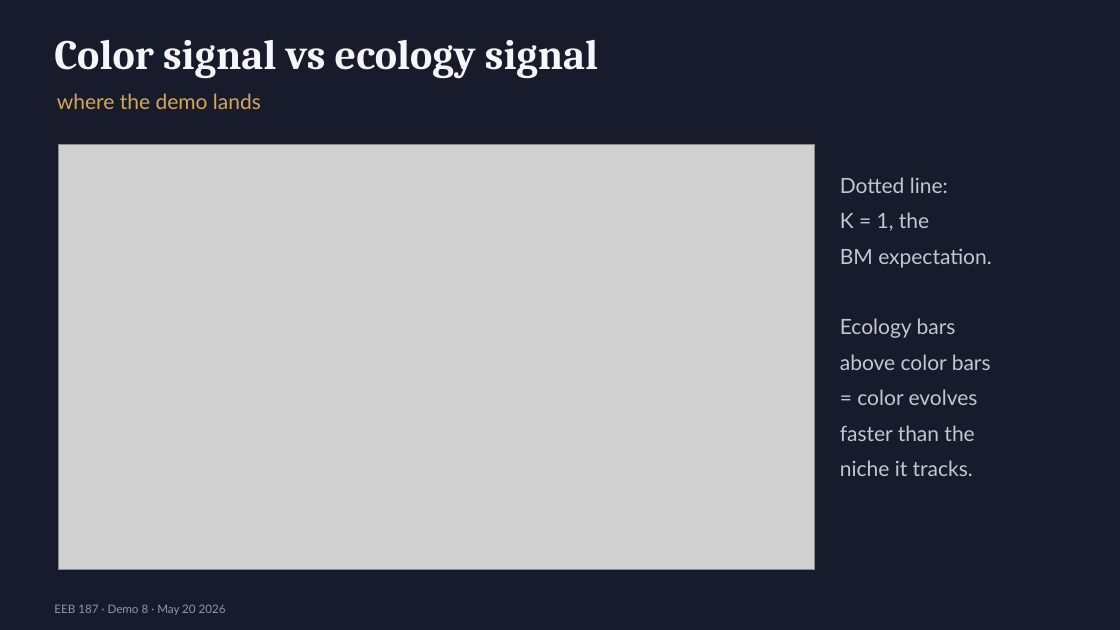
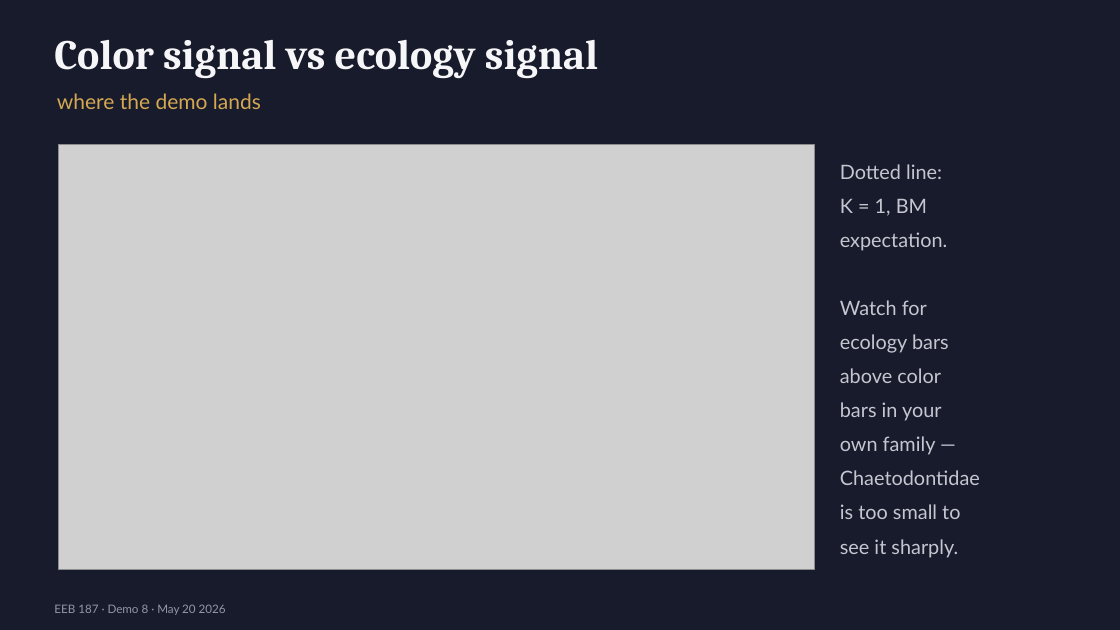
Before and after one commit to michaelalfaro/eeb187-demos, a slide deck: slide 13 of demo8/slides/demo8-intro-slides.pptx. Drawn at 1120x630 pixels with LibreOffice and Linux fonts; fonts in the diff are those of the drawing; grey boxes stand for pictures. Boxes give left, top, right and bottom in pixels: in the first picture for what was removed or moved away, otherwise in the second. Text is boxed around its words. In the diff, an @@ line names an element or a change of style, - is before the commit and + after.

```diff
--- a/demo8/slides/demo8-intro-slides.pptx
+++ b/demo8/slides/demo8-intro-slides.pptx
@@ text "Dotted line:": place and size @@
-text "Dotted line:" at bbox=[840, 177, 992, 476]
+text "Dotted line:" at bbox=[840, 164, 980, 558]
@@ text at bbox=[840, 164, 942, 179]: size 18 to 17 pt in "Dotted line:" @@
@@ text at bbox=[840, 199, 980, 558]: text changed; size 18 to 17 pt @@
-K = 1, the
-BM expectation.
-Ecology bars
-above color bars
-= color evolves
-faster than the
-niche it tracks.
+K = 1, BM
+expectation.
+Watch for
+ecology bars
+above color
+bars in your
+own family —
+Chaetodontidae
+is too small to
+see it sharply.
```
Also in this commit, not shown: 1 other slide changed, 9 other files.
